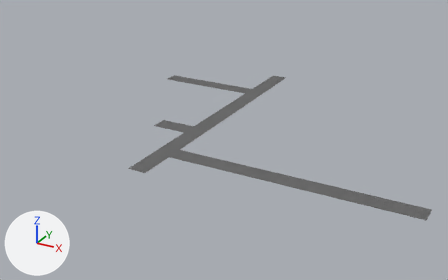
Before and after pictures for a commit that changed the Blender file assets/models/districts/estepa/roads_comedias.blend.
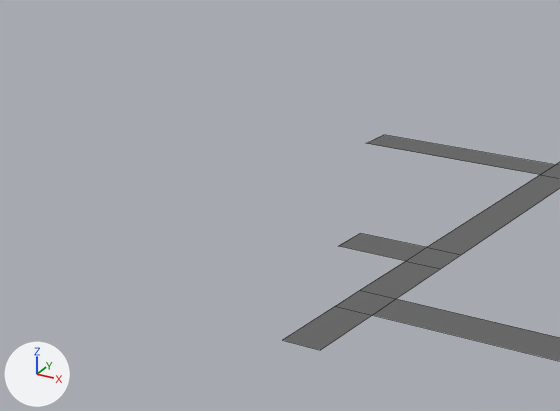
Old and new are each drawn whole from a 50 mm camera at (65.2, -84.3, 52.5) aimed at (3.8, 27.4, -3.3) and again close up on the part from 0% to 57% of the width and 5% to 72% of the height. The axes (+X, +Y, +Z) are drawn at lower left. The lights are the same throughout. The last two pictures show the newer version. The close-ups show mesh edges as thin lines. Objects named as collision shapes, trigger or cutter boxes, shadow casters or lower levels of detail are left out.
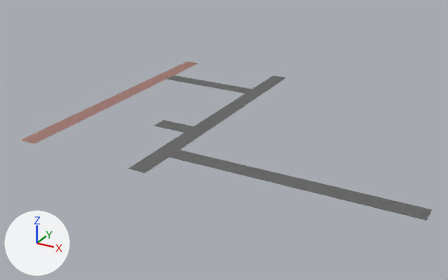
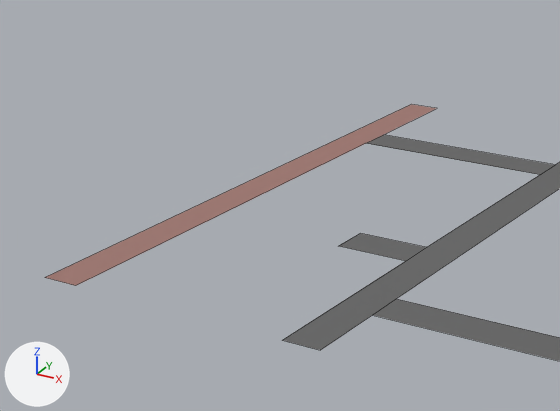
The change, as a diff of the scene's bpy script:
```diff
--- a/assets/models/districts/estepa/roads_comedias.blend.py
+++ b/assets/models/districts/estepa/roads_comedias.blend.py
@@ mat_tercia @@
+mat_tercia = principled_material('Tercia')
+mat_tercia.base_color = (0.347, 0.184, 0.162)  # brown #9f7770
+mat_tercia.roughness = 1.0
@@ me_plane @@
 # used by ob_plane; location = (0.0, 0.0, 0.0); scale = (2.0, 2.0, 2.0)
 # verts and faces of me_plane; kept vertices keep their numbers, new ones are numbered from 22
 # before: 0 (-1.0, 4.0, 0.0) at pixel (335, 306), 1 (1.0, 4.0, 0.0) at pixel (372, 315), 2 (-1.0, 0.0, 0.0) at pixel (282, 340), 3 (1.0, 0.0, 0.0) at pixel (320, 350), 4 (-1.0, 6.0, 0.0) at pixel (359, 290)
 # before: 5 (1.0, 6.0, 0.0) at pixel (396, 298), 8 (-1.0, 10.0, 0.0) at pixel (405, 261), 9 (1.0, 10.0, 0.0) at pixel (440, 268), 10 (-1.0, 12.0, 0.0) at pixel (426, 247), 11 (1.0, 12.0, 0.0) at pixel (461, 254)
 # before: 14 (-1.0, 33.0, 0.0), 15 (1.0, 33.0, 0.0), 16 (-1.0, 24.5, 0.0) at pixel (540, 174), 17 (1.0, 24.5, 0.0), 18 (1.0, 26.5, 0.0)
 # before: 19 (-1.0, 26.5, 0.0) at pixel (555, 164)
 # before: 20 (-13.0, 24.5, 0.0) at pixel (365, 143), 21 (-13.0, 26.5, 0.0) at pixel (383, 134)
-me_plane.from_pydata(...)  # 22 vertices, 10 faces; spans x -13.0..26.0, y 0.0..33.0, z 0.0
+me_plane.from_pydata(...)  # 20 vertices, 5 faces; spans x -15.0..26.0, y 0.0..33.0, z 0.0
+# me_plane part 1
+delete_vertices([0, 4, 9, 11, 17, 18])  # with the faces that use them
+faces += [(1, 5, 15, 14, 19, 16, 10, 8, 2, 3)]  # mat_road (dark grey #666666)
+# me_plane part 2
+verts[22] = (-13.0, 33.0, 0.0)  # pixel (437, 108)
+verts[23] = (-15.0, 33.0, 0.0)  # pixel (411, 104)
+verts[24] = (-13.0, 0.0, 0.0)  # pixel (75, 285)
+verts[25] = (-15.0, 0.0, 0.0)  # pixel (44, 277)
+faces += [(20, 21, 22, 23, 25, 24)]  # mat_tercia (brown #9f7770)
 me_plane.materials.append(mat_road)
+me_plane.materials.append(mat_tercia)  # brown #9f7770
```

Pixel boxes [x1, y1, x2, y2] of what changed, in the close-ups (560 x 411 px):
'Plane', reshaped: before [283, 135, 560, 361]; after [45, 104, 560, 361]
part 1 of me_plane, reshaped: [283, 162, 560, 350] in both
part 2 of me_plane, added: after [45, 104, 437, 286]
